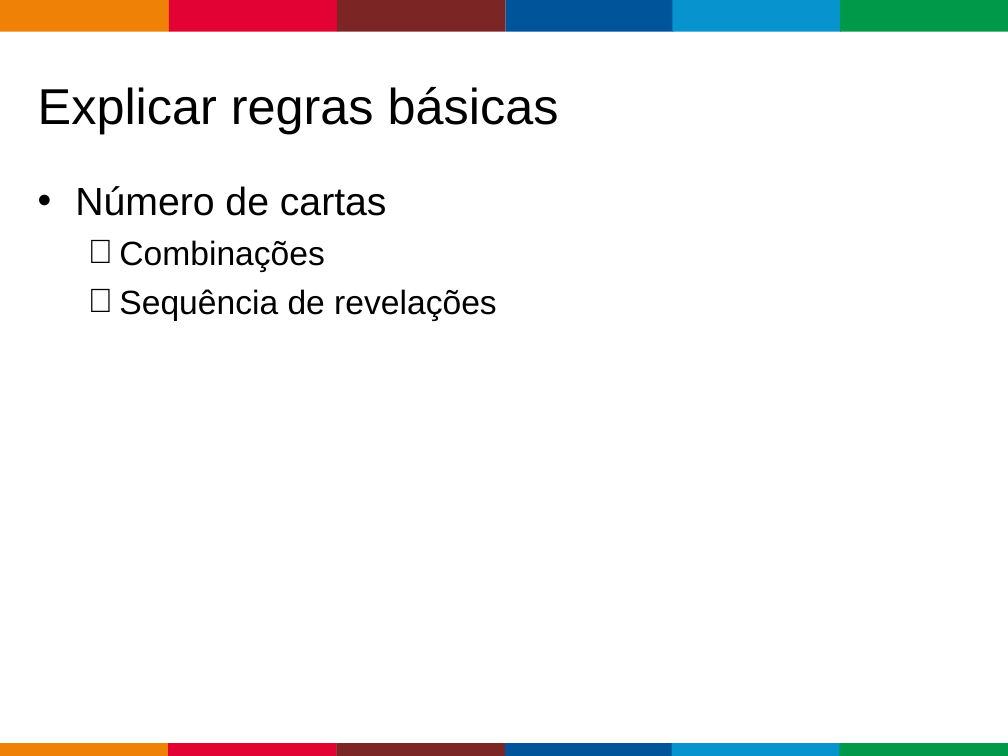
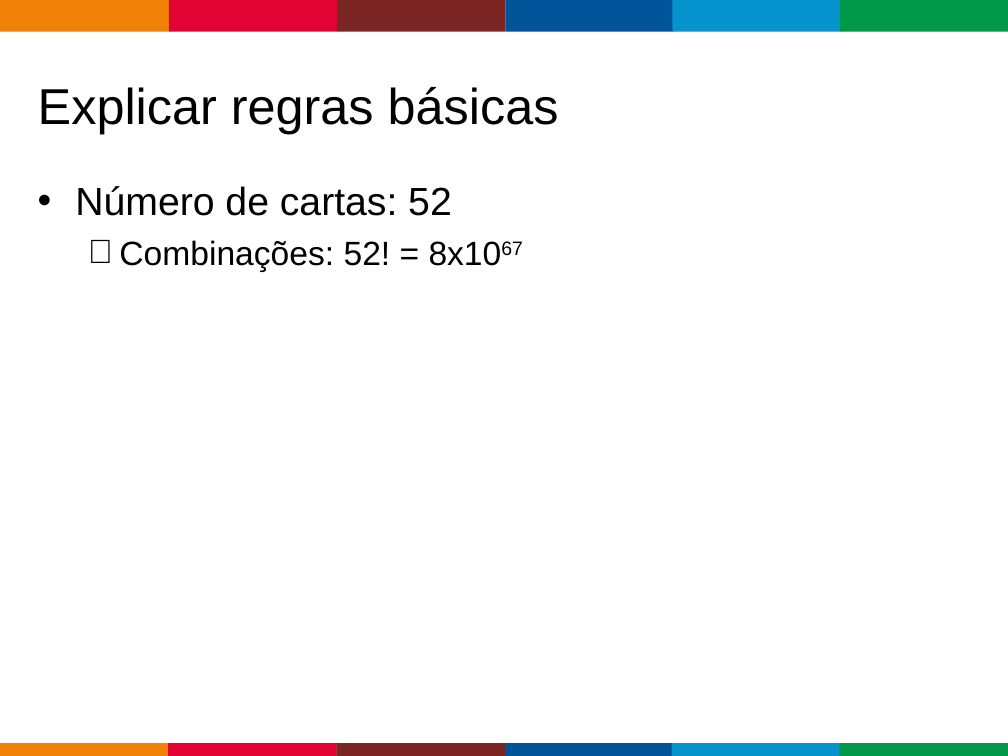
Before and after one commit to caloni/journal, a slide deck: slide 13 of Lectures/PoquerOnline/PoquerOnline.ppt (slide 8 before the commit). Drawn at 1008x756 pixels with LibreOffice and Linux fonts; fonts in the diff are those of the drawing; background and template pictures are left out. Boxes give left, top, right and bottom in pixels: in the first picture for what was removed or moved away, otherwise in the second. Text is boxed around its words. In the diff, an @@ line names an element or a change of style, - is before the commit and + after.

```diff
--- a/Lectures/PoquerOnline/PoquerOnline.ppt
+++ b/Lectures/PoquerOnline/PoquerOnline.ppt
@@ text at [75,186,452,272]: text changed @@
-• Número de cartas
-   Combinações
-   Sequência de revelações
+• Número de cartas: 52
+   Combinações: 52! = 8x1067
```
Also in this commit, not shown: 1 other slide changed, 21 slides added, 3 slides removed, 39 other files.
